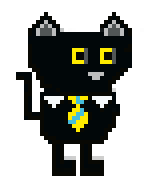
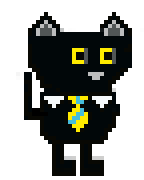
Two versions of the same layered image (144x180). Layer-by-layer changes:
painted on "idle" over [16, 72, 48, 116]
